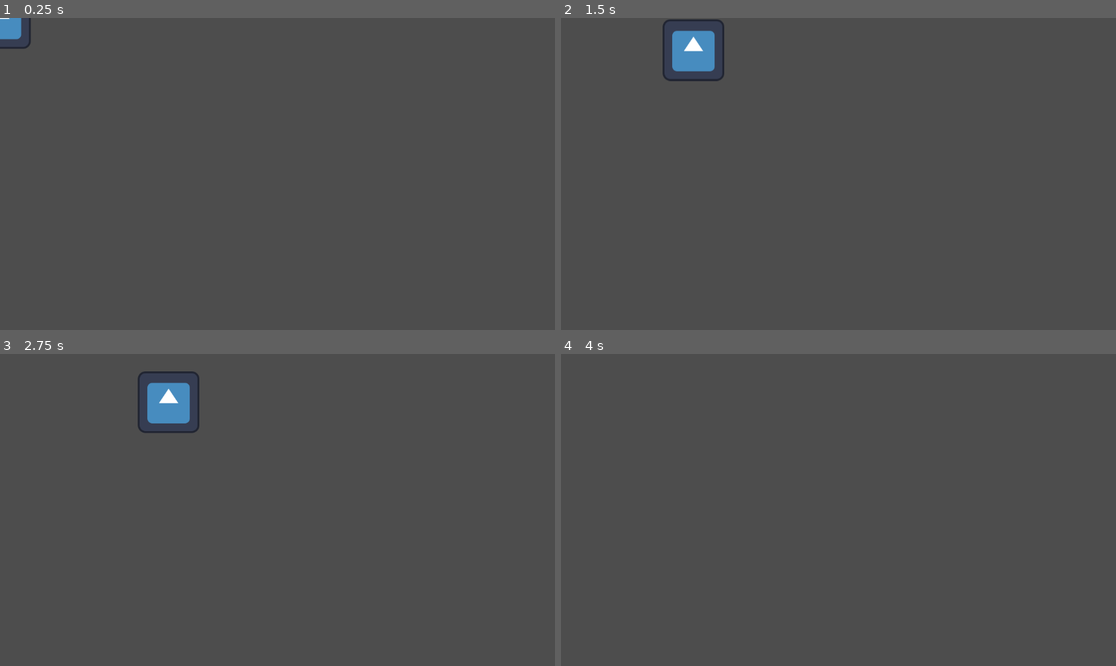
Above: before the commit, frames 1-4 (two rows, left to right).
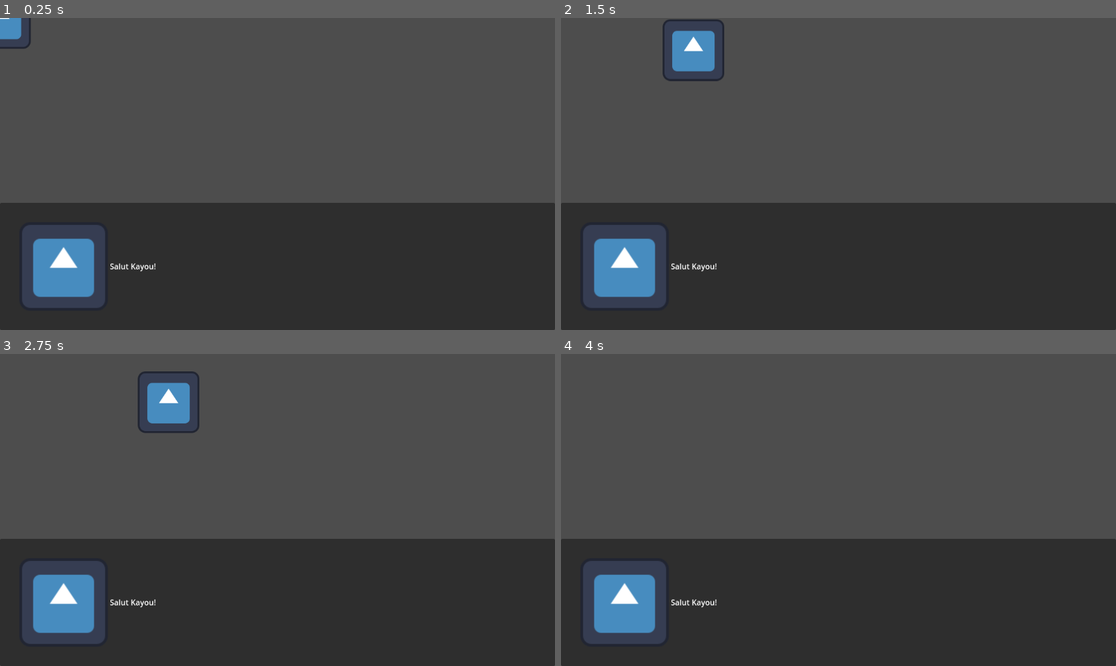
Above: after the commit, the same moments.

Repository: youpioup/solvefortommorow
Game: Godot game, scene res://scene/monde/monde.tscn
The game is run twice, just before and just after one commit, with the same random seed, the same clock (stepped at 60 frames per second) and the same inputs. The project has no main scene, so this scene is started directly. The engine's default icon, where the game draws it, is replaced by a stand-in: a white triangle on a blue panel in a dark square.
Inputs:
- Up to frame 1 (0.25 s): no input
- Up to frame 2 (1.5 s): tap Enter at 0.5 s; hold D (droite) 0.53-1.28 s; tap S (reculer) at 0.6, 1.35 s; hold A (gauche) from 1.28 s (still down)
- Up to frame 3 (2.75 s): release A (gauche) at 2.03 s; hold D (droite) from 2.03 s (still down); tap S (reculer) at 2.1 s
- Up to frame 4 (4 s): release D (droite) at 2.78 s; hold W (avancer) 2.78-3.53 s; tap S (reculer) at 2.85, 3.6 s; tap Space at 3.5 s; hold A (gauche) from 3.53 s (still down)

The runs differ from the first frame. In frame 1, 39% of the frame differs, in the area x 0-100%, y 59-100%; in frame 2, 39%; in frame 3, 39%; in frame 4, 39%.

Commit message:
création hud

Diff:
--- a/scene/Kayou/kayou.gd
+++ b/scene/Kayou/kayou.gd
@@ -1,6 +1,7 @@
 extends CharacterBody2D
 
-var speed = 500
+@export var speed = 500
+
 func _physics_process(delta: float) -> void:
 	var dir = Vector2.ZERO
 	dir.y = Input.get_axis("avancer", "reculer")
--- a/scene/Kayou/kayou.tscn
+++ b/scene/Kayou/kayou.tscn
@@ -1,7 +1,8 @@
-[gd_scene load_steps=4 format=3 uid="uid://b5787e3lhnq23"]
+[gd_scene load_steps=5 format=3 uid="uid://b5787e3lhnq23"]
 
 [ext_resource type="Script" path="res://scene/Kayou/kayou.gd" id="1_8i3t8"]
 [ext_resource type="Texture2D" uid="uid://cok8038hg0jnl" path="res://icon.svg" id="1_c8eg6"]
+[ext_resource type="PackedScene" uid="uid://d3yxr8n1rmd6v" path="res://scene/hud/hud.tscn" id="3_cv13p"]
 
 [sub_resource type="RectangleShape2D" id="RectangleShape2D_k2p68"]
 size = Vector2(112, 112)
@@ -14,3 +15,7 @@
 
 [node name="CollisionShape2D" type="CollisionShape2D" parent="."]
 shape = SubResource("RectangleShape2D_k2p68")
+
+[node name="CanvasLayer" type="CanvasLayer" parent="."]
+
+[node name="HUD" parent="CanvasLayer" instance=ExtResource("3_cv13p")]
--- /dev/null
+++ b/scene/hud/hud.tscn
@@ -0,0 +1,40 @@
+[gd_scene load_steps=2 format=3 uid="uid://d3yxr8n1rmd6v"]
+
+[ext_resource type="Texture2D" uid="uid://cok8038hg0jnl" path="res://icon.svg" id="1_tpmh6"]
+
+[node name="HUD" type="Control"]
+layout_mode = 3
+anchors_preset = 15
+anchor_right = 1.0
+anchor_bottom = 1.0
+grow_horizontal = 2
+grow_vertical = 2
+
+[node name="textBox" type="PanelContainer" parent="."]
+layout_mode = 1
+anchors_preset = 12
+anchor_top = 1.0
+anchor_right = 1.0
+anchor_bottom = 1.0
+offset_top = -264.0
+grow_horizontal = 2
+grow_vertical = 0
+
+[node name="MarginContainer" type="MarginContainer" parent="textBox"]
+layout_mode = 2
+theme_override_constants/margin_left = 40
+theme_override_constants/margin_top = 40
+theme_override_constants/margin_right = 40
+theme_override_constants/margin_bottom = 40
+
+[node name="HBoxContainer" type="HBoxContainer" parent="textBox/MarginContainer"]
+layout_mode = 2
+
+[node name="TextureRect" type="TextureRect" parent="textBox/MarginContainer/HBoxContainer"]
+layout_mode = 2
+texture = ExtResource("1_tpmh6")
+expand_mode = 3
+
+[node name="Label" type="Label" parent="textBox/MarginContainer/HBoxContainer"]
+layout_mode = 2
+text = "Salut Kayou!"
